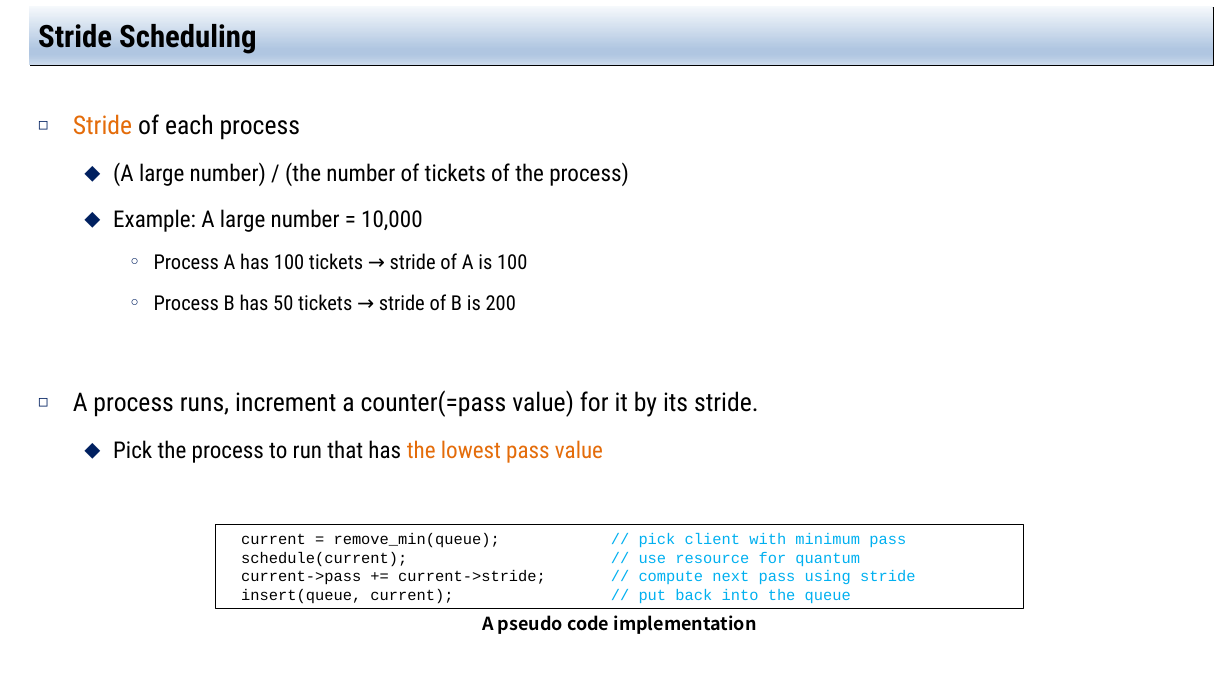
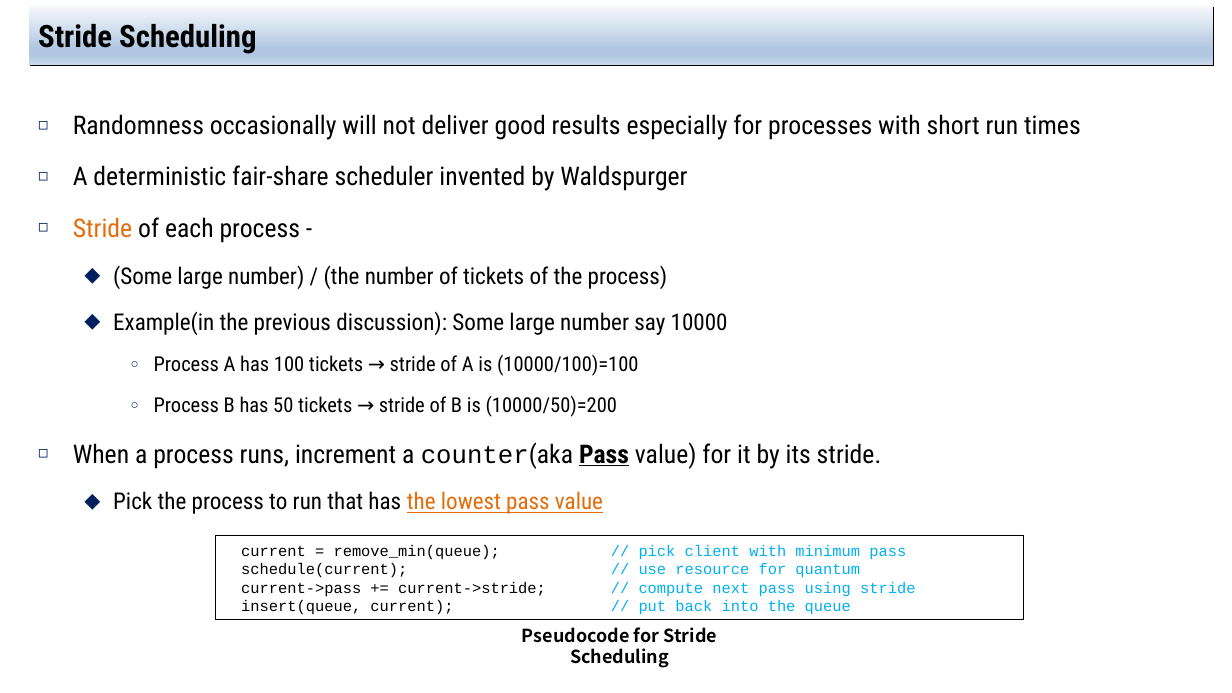
Before and after one commit to jachermocilla/extra-course-materials, a slide deck: slide 15 of cmsc125/ostep/slides/01.Virtualization/09.Scheduling_Proportional_Share.pptx (slide 13 before the commit). Drawn at 1232x693 pixels with LibreOffice and Linux fonts; fonts in the diff are those of the drawing. Boxes give left, top, right and bottom in pixels: in the first picture for what was removed or moved away, otherwise in the second. Text is boxed around its words. In the diff, an @@ line names an element or a change of style, - is before the commit and + after.

Commit message:
edits

```diff
--- a/cmsc125/ostep/slides/01.Virtualization/09.Scheduling_Proportional_Share.pptx
+++ b/cmsc125/ostep/slides/01.Virtualization/09.Scheduling_Proportional_Share.pptx
@@ text at bbox=[73, 114, 1081, 469]: text changed @@
-◻ Stride of each process
-  ⬥ (A large number) / (the number of tickets of the process)
-  ⬥ Example: A large number = 10,000
-    ○ Process A has 100 tickets → stride of A is 100
-    ○ Process B has 50 tickets → stride of B is 200
-◻ A process runs, increment a counter(=pass value) for it by its stride.
+◻ Randomness occasionally will not deliver good results especially for processes with short run times
+◻ A deterministic fair-share scheduler invented by Waldspurger
+◻ Stride of each process -
+  ⬥ (Some large number) / (the number of tickets of the process)
+  ⬥ Example(in the previous discussion): Some large number say 10000
+    ○ Process A has 100 tickets → stride of A is (10000/100)=100
+    ○ Process B has 50 tickets → stride of B is (10000/50)=200
+◻ When a process runs, increment a counter(aka Pass value) for it by its stride.
@@ text at bbox=[113, 491, 603, 514]: underline on in "the lowest pass value" @@
@@ rectangle "current = remove_min(queue); // pick ...": place and size @@
-rectangle "current = remove_min(queue); // pick ..." at bbox=[216, 525, 1024, 609]
+rectangle "current = remove_min(queue); // pick ..." at bbox=[216, 536, 1024, 620]
@@ text at bbox=[522, 627, 717, 668]: text changed @@
-A pseudo code implementation
+Pseudocode for Stride Scheduling
```
Also in this commit, not shown: 8 other slides changed, 9 slides added.
